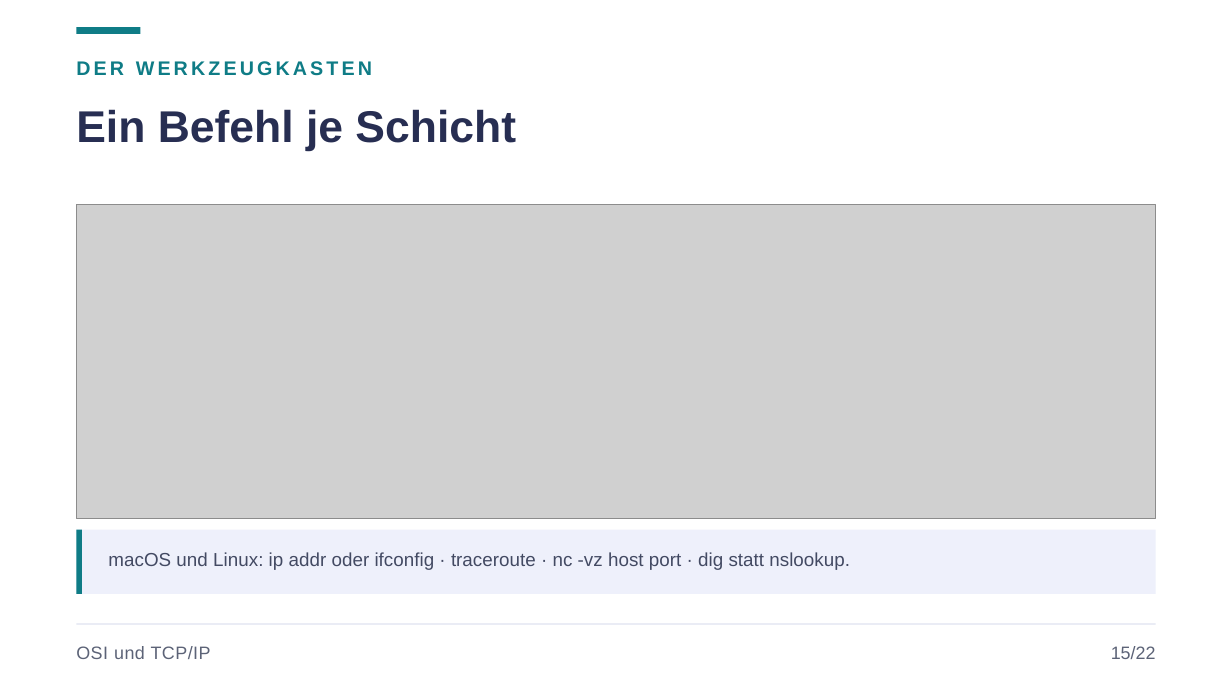
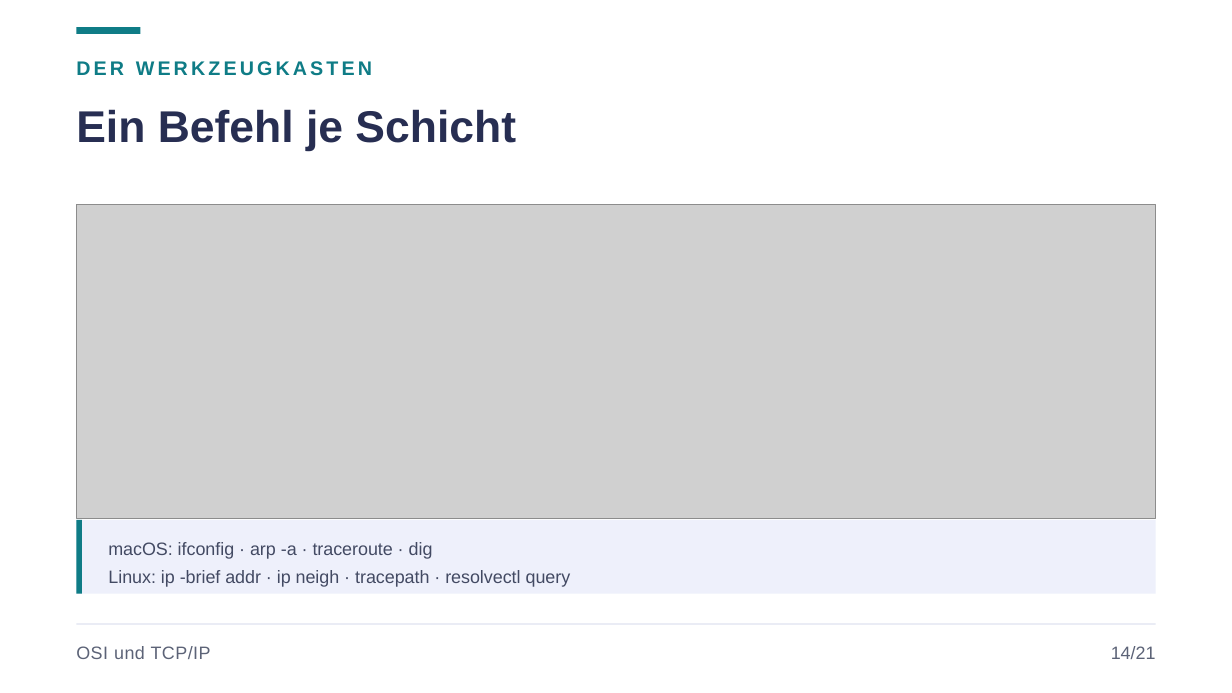
Before and after one commit to JacobMenge/kurs-unterlagen, a slide deck: slide 18 of folien/dist/01-netzwerke-grundlagen.pptx (slide 19 before the commit). Drawn at 1232x693 pixels with LibreOffice and Linux fonts; fonts in the diff are those of the drawing; grey boxes stand for pictures. Boxes give left, top, right and bottom in pixels: in the first picture for what was removed or moved away, otherwise in the second. Text is boxed around its words. In the diff, an @@ line names an element or a change of style, - is before the commit and + after.

```diff
--- a/folien/dist/01-netzwerke-grundlagen.pptx
+++ b/folien/dist/01-netzwerke-grundlagen.pptx
@@ rectangle: place and size @@
-rectangle at (76,530,1156,594)
+rectangle at (76,520,1156,594)
@@ rectangle: place and size @@
-rectangle at (76,530,81,594)
+rectangle at (76,520,81,594)
@@ text at (108,542,571,587): text changed; size 11 to 10.5 pt @@
-macOS und Linux: ip addr oder ifconfig · traceroute · nc -vz host port · dig statt nslookup.
+macOS: ifconfig · arp -a · traceroute · dig
+Linux: ip -brief addr · ip neigh · tracepath · resolvectl query
@@ text at (1111,646,1156,659): text changed @@
-15/22
+14/21
```
Also in this commit, not shown: 20 other slides changed, 1 slide removed, 4 other files.
